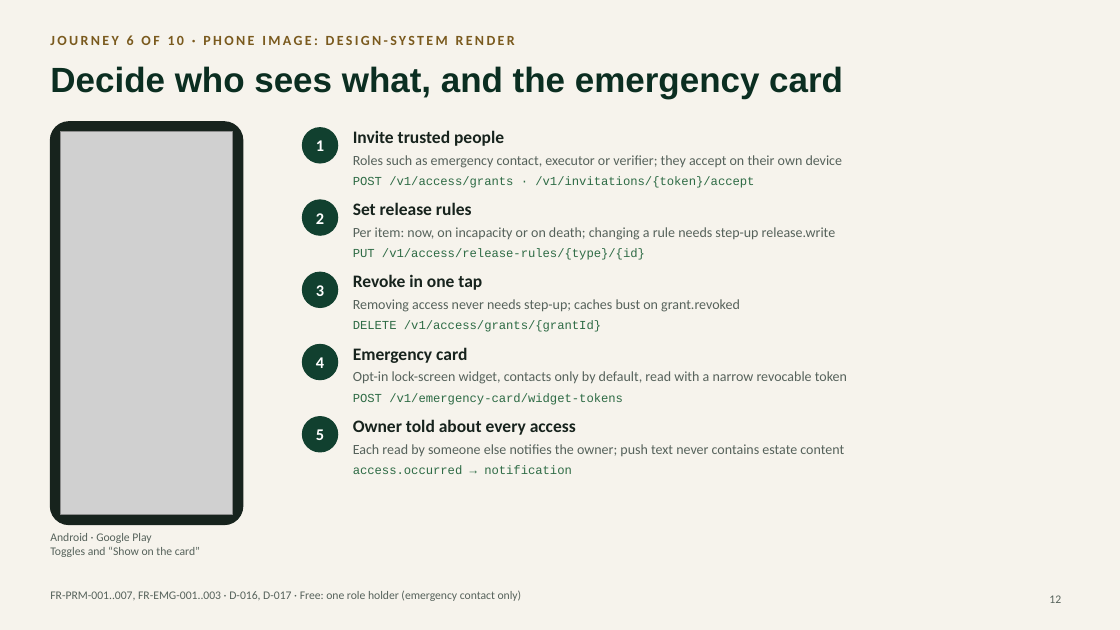
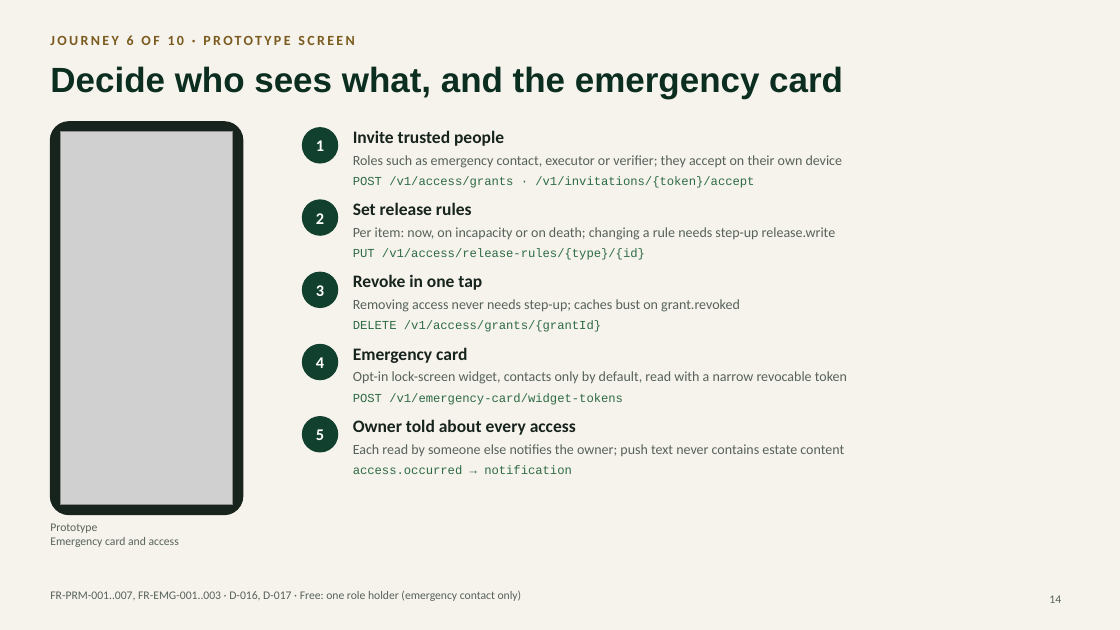
Before and after one commit to faztmobile/lifa, a slide deck: slide 14 of docs/architecture/Lifa-mobile-end-to-end.pptx (slide 12 before the commit). Drawn at 1120x630 pixels with LibreOffice and Linux fonts; fonts in the diff are those of the drawing; grey boxes stand for pictures. Boxes give left, top, right and bottom in pixels: in the first picture for what was removed or moved away, otherwise in the second. Text is boxed around its words. In the diff, an @@ line names an element or a change of style, - is before the commit and + after.

```diff
--- a/docs/architecture/Lifa-mobile-end-to-end.pptx
+++ b/docs/architecture/Lifa-mobile-end-to-end.pptx
@@ text at (50, 35, 354, 45): text changed @@
-JOURNEY 6 OF 10 · PHONE IMAGE: DESIGN-SYSTEM RENDER
+JOURNEY 6 OF 10 · PROTOTYPE SCREEN
@@ rounded rectangle: place and size @@
-rounded rectangle at (50, 122, 243, 525)
+rounded rectangle at (50, 122, 243, 515)
@@ picture: place and size @@
-picture at (60, 132, 233, 515)
+picture at (60, 132, 233, 505)
@@ text at (50, 523, 179, 547): text changed @@
-Android · Google Play
-Toggles and “Show on the card”
+Prototype
+Emergency card and access
@@ page number at (1049, 595, 1061, 603): text changed @@
-12
+14
```
Also in this commit, not shown: 10 other slides changed, 2 slides added, 16 other files.
